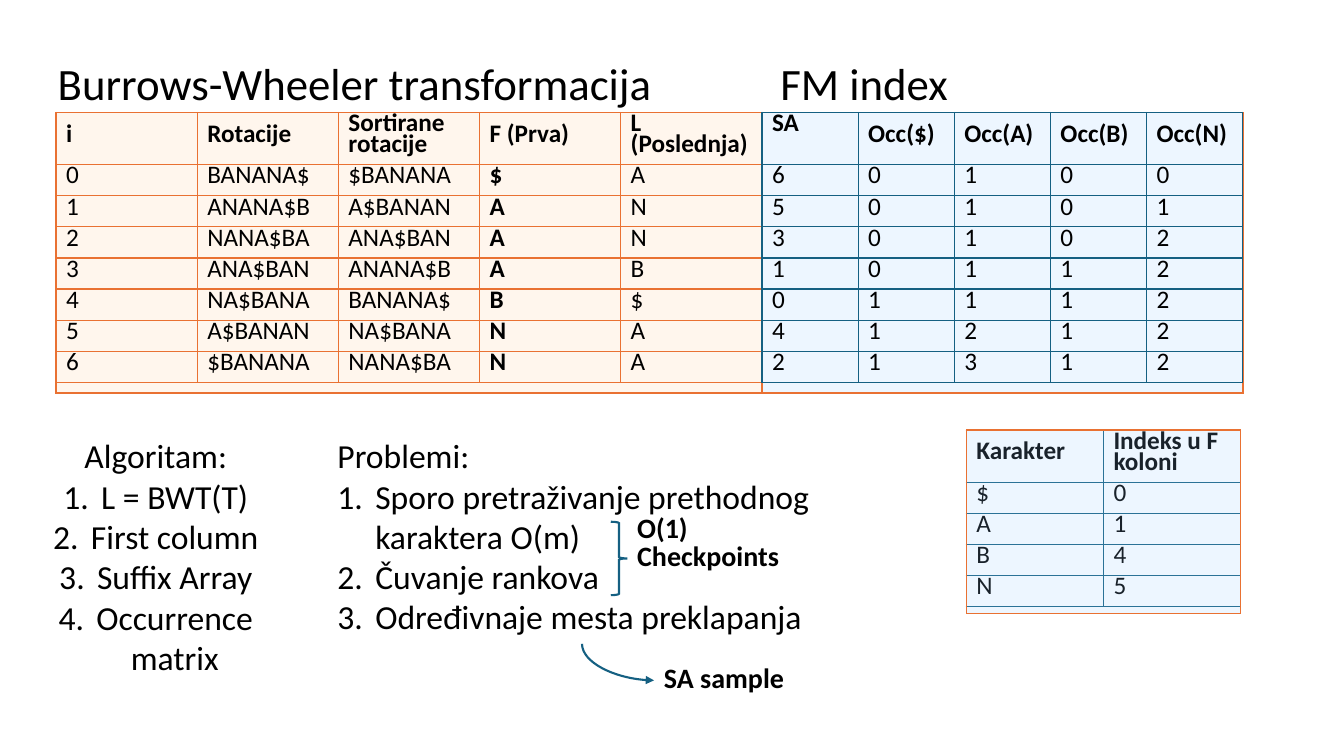
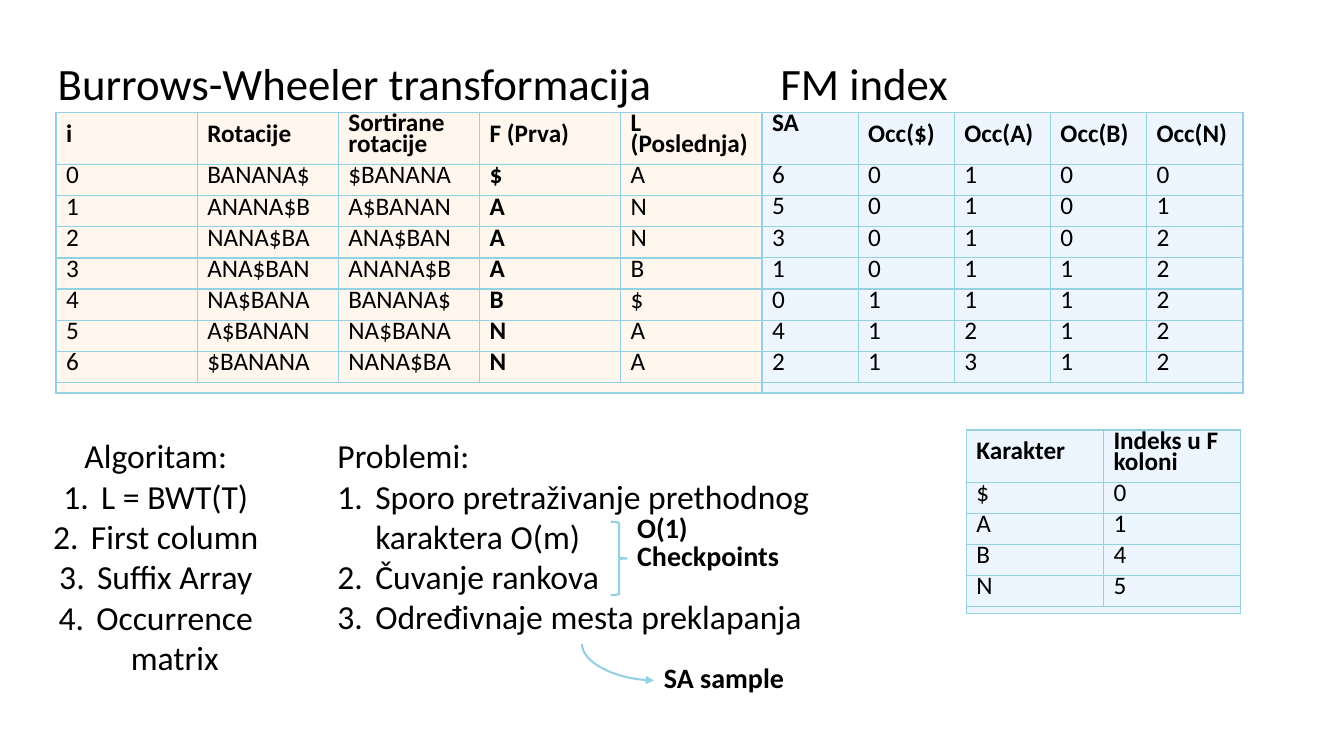
Before and after one commit to Anastasija42/genomska_informatika, a slide deck: slide 2 of Burrows-Wheeler transformacija i FM index.pptx. Drawn at 1344x756 pixels with LibreOffice and Linux fonts; fonts in the diff are those of the drawing. Boxes give left, top, right and bottom in pixels: in the first picture for what was removed or moved away, otherwise in the second. Text is boxed around its words. In the diff, an @@ line names an element or a change of style, - is before the commit and + after.

```diff
--- a/Burrows-Wheeler transformacija i FM index.pptx
+++ b/Burrows-Wheeler transformacija i FM index.pptx
@@ table at (56,113,762,393) @@
@@ borders changed @@
@@ table at (762,113,1241,393) @@
@@ borders changed @@
@@ table at (967,431,1241,614) @@
@@ borders changed @@
@@ outline #E97132 1 pt to #94D1E2 1 pt in 3 elements at (762,113,1243,393), (56,113,762,393), (967,431,1241,614) @@
@@ right brace at (611,522,627,596): outline #156082 1.5 pt to #94D1E2 1.5 pt @@
@@ curved arrow (582, 644) - (654, 681): stroke #156082 1.5 pt to #94D1E2 1.5 pt @@
```
Also in this commit, not shown: 3 other slides changed, 7 slides added, 1 slide removed.
